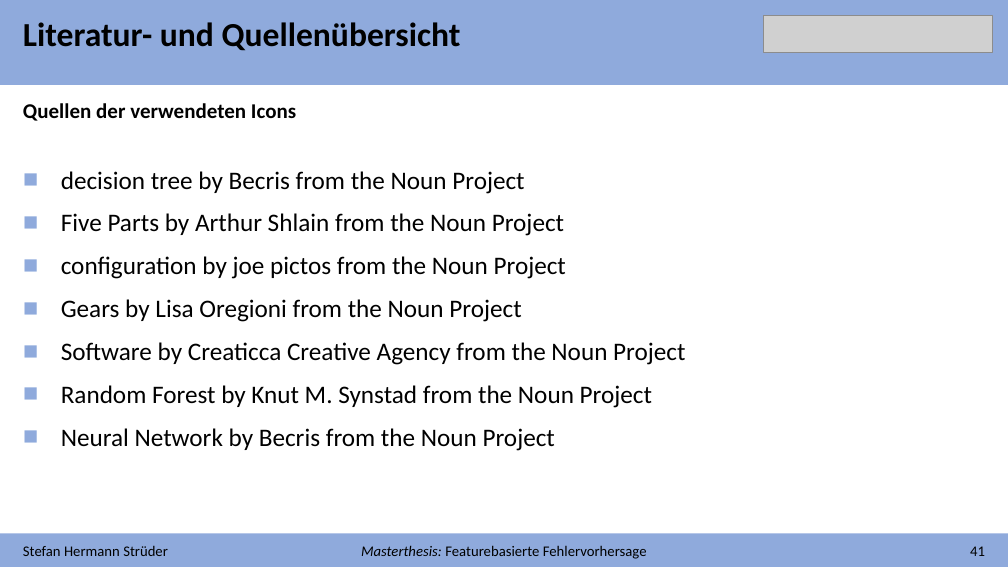
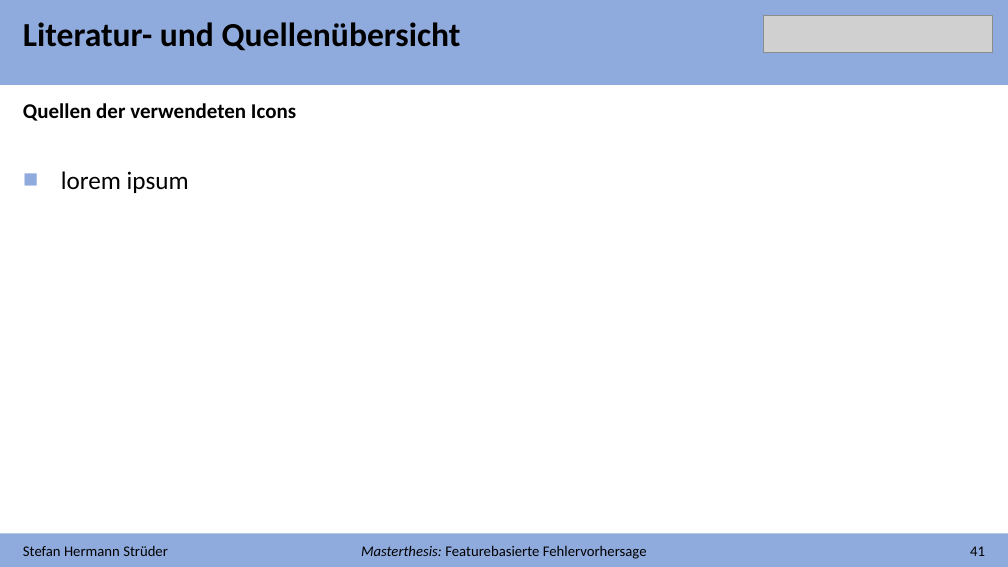
Before and after one commit to stefanstrueder/MA_Strueder, a slide deck: slide 23 of Dokumente/Abschlusspräsentation/Abschlusspräsentation.pptx (slide 10 before the commit). Drawn at 1008x567 pixels with LibreOffice and Linux fonts; fonts in the diff are those of the drawing; grey boxes stand for pictures. Boxes give left, top, right and bottom in pixels: in the first picture for what was removed or moved away, otherwise in the second. Text is boxed around its words. In the diff, an @@ line names an element or a change of style, - is before the commit and + after.

```diff
--- a/Dokumente/Abschlusspräsentation/Abschlusspräsentation.pptx
+++ b/Dokumente/Abschlusspräsentation/Abschlusspräsentation.pptx
@@ text removed at (61,171,685,451) @@
-■ decision tree by Becris from the Noun Project
-■ Five Parts by Arthur Shlain from the Noun Project
-■ configuration by joe pictos from the Noun Project
-■ Gears by Lisa Oregioni from the Noun Project
-■ Software by Creaticca Creative Agency from the Noun Project
-■ Random Forest by Knut M. Synstad from the Noun Project
-■ Neural Network by Becris from the Noun Project
@@ text added at (61,171,189,193), 24 pt, text #000000 @@
+■ lorem ipsum
```
Also in this commit, not shown: 9 other slides changed, 14 slides added, 2 slides removed, 29 other files.
